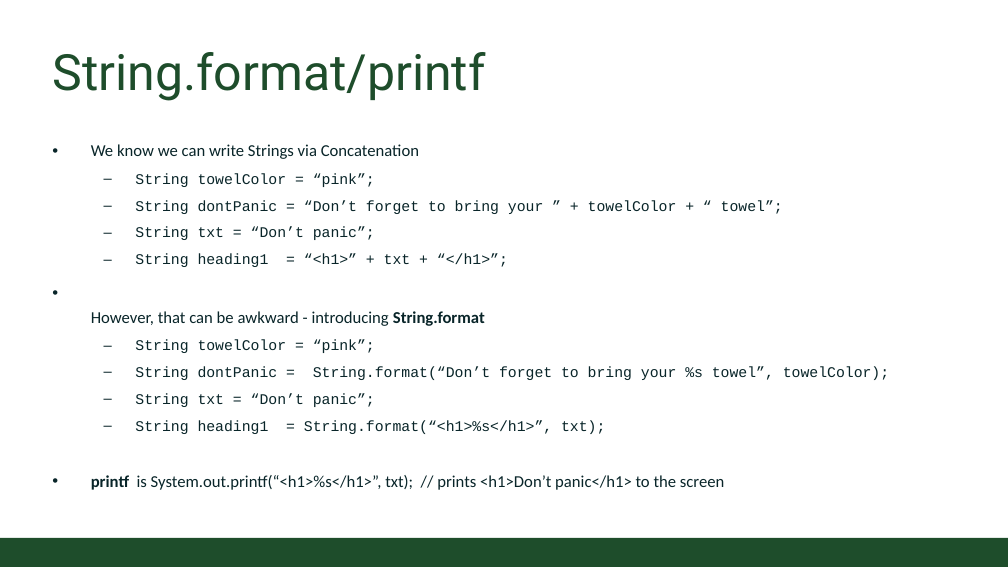
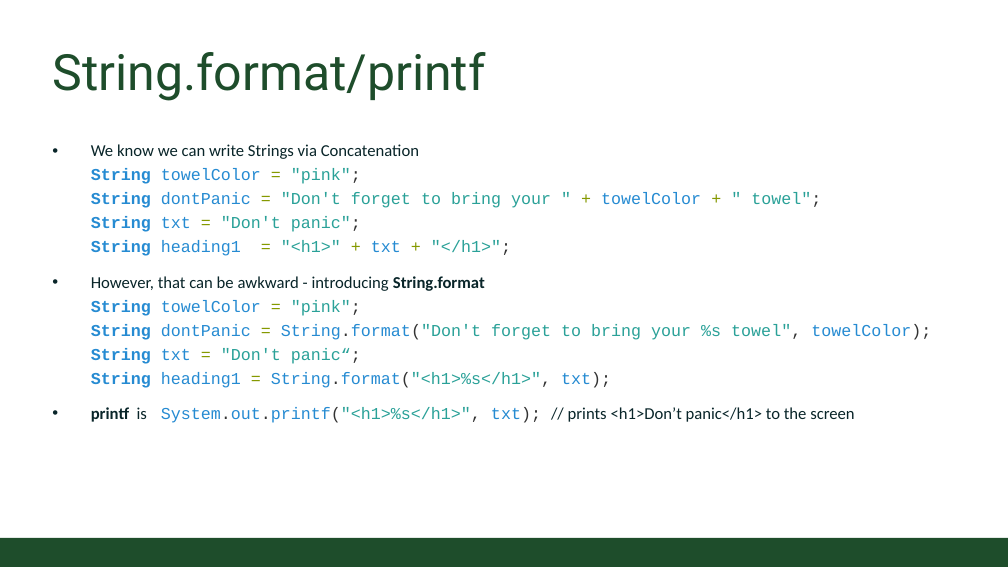
Before and after one commit to CSU-CompSci-CS163-4/Handouts, a slide deck: slide 3 of slides/Online/2020/04b - String Format.pptx. Drawn at 1008x567 pixels with LibreOffice and Linux fonts; fonts in the diff are those of the drawing; background and template pictures are left out. Boxes give left, top, right and bottom in pixels: in the first picture for what was removed or moved away, otherwise in the second. Text is boxed around its words. In the diff, an @@ line names an element or a change of style, - is before the commit and + after.

```diff
--- a/slides/Online/2020/04b - String Format.pptx
+++ b/slides/Online/2020/04b - String Format.pptx
@@ text at [91, 144, 931, 423]: text changed; size 16 to 18 pt; text colour #092529 to #268BD2 @@
-• We know we can write Strings via Concatenation
-  – String towelColor = “pink”;
-  – String dontPanic = “Don’t forget to bring your ” + towelColor + “ towel”;
-  – String txt = “Don’t panic”;
-  – String heading1 = “<h1>” + txt + “</h1>”;
-• However, that can be awkward - introducing String.format
-  – String towelColor = “pink”;
-  – String dontPanic = String.format(“Don’t forget to bring your %s towel”, towelColor);
-  – String txt = “Don’t panic”;
-  – String heading1 = String.format(“<h1>%s</h1>”, txt);
-• printf is System.out.printf(“<h1>%s</h1>”, txt); // prints <h1>Don’t panic</h1> to the screen
+• We know we can write Strings via Concatenation
+  String towelColor = "pink";
+  String dontPanic = "Don't forget to bring your " + towelColor + " towel";
+  String txt = "Don't panic";
+  String heading1 = "<h1>" + txt + "</h1>";
+• However, that can be awkward - introducing String.format
+  String towelColor = "pink";
+  String dontPanic = String.format("Don't forget to bring your %s towel", towelColor);
+  String txt = "Don't panic“;
+  String heading1 = String.format("<h1>%s</h1>", txt);
+• printf is System.out.printf("<h1>%s</h1>", txt); // prints <h1>Don’t panic</h1> to the screen
```
Also in this commit, not shown: 3 other slides changed, 1 other file.
